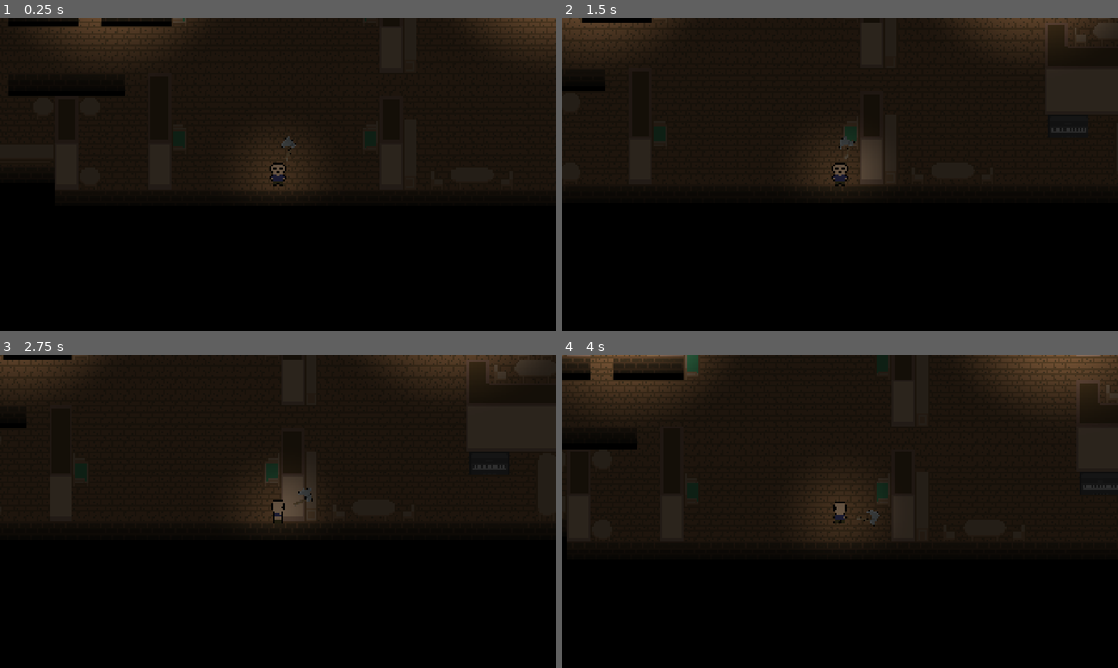
Above: before the commit, frames 1-4 (two rows, left to right).
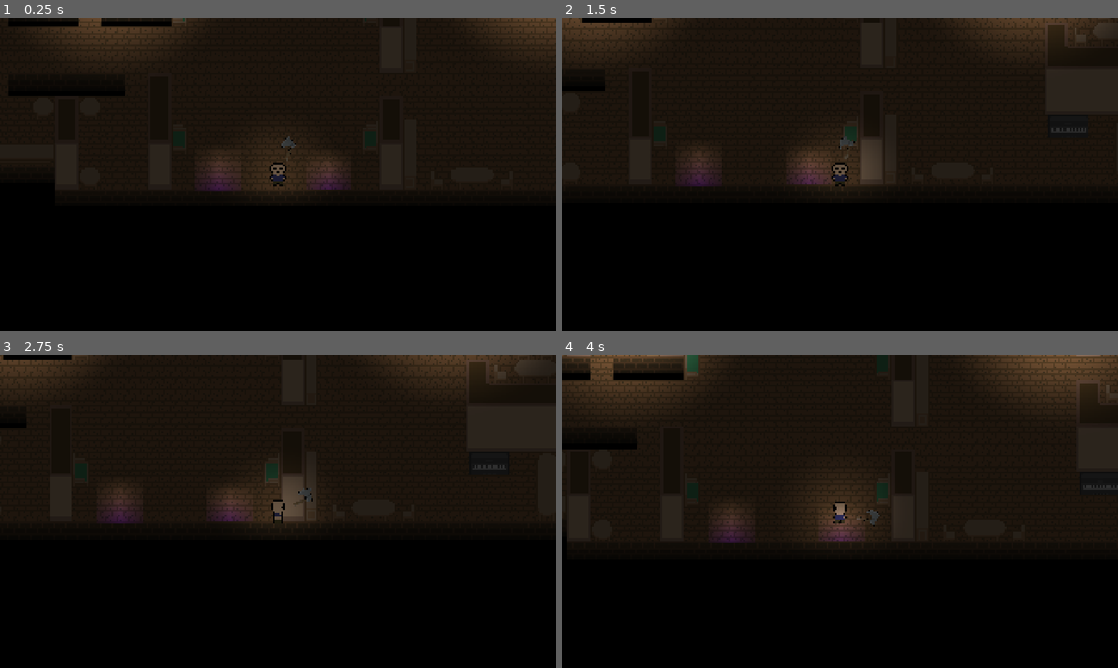
Above: after the commit, the same moments.

Repository: c-bejar/Night-of-the-Black-Spirits
Game: Godot game, scene res://Areas/House/house.tscn
Same seed, same stepped clock (60 frames per second), same inputs: the game is played once before the commit and once after it.
Inputs (mouse positions are in pixels of both pictures, inside the frame that each line leads up to):
- Up to frame 1 (0.25 s): no input
- Up to frame 2 (1.5 s): tap Enter at 0.5 s; move the mouse to (962, 158) at 0.52 s; hold D (move_right) 0.53-1.28 s; click (962, 158) at 0.6 s; move the mouse to (728, 190) at 1.27 s; hold S (move_down) from 1.28 s (still down); click (728, 190) at 1.35 s
- Up to frame 3 (2.75 s): move the mouse to (333, 442) at 2.02 s; release S (move_down) at 2.03 s; hold D (move_right) from 2.03 s (still down); click (333, 442) at 2.1 s
- Up to frame 4 (4 s): move the mouse to (812, 574) at 2.77 s; release D (move_right) at 2.78 s; hold W (move_up) 2.78-3.53 s; click (812, 574) at 2.85 s; move the mouse to (1006, 558) at 3.52 s; hold A (move_left) from 3.53 s (still down); click (1006, 558) at 3.6 s

The runs differ from the first frame. In frame 1, 0.7% of the frame differs, in the area x 36-62%, y 44-56%; in frame 2, 0.8%; in frame 3, 0.8%, in the area x 19-44%, y 42-54%; in frame 4, 0.7%.

Commit message:
add: window lights

Diff:
--- a/Areas/House/house.tscn
+++ b/Areas/House/house.tscn
@@ -96,6 +96,14 @@
 
 [sub_resource type="CircleShape2D" id="CircleShape2D_qlil4"]
 radius = 7.0
+
+[sub_resource type="Gradient" id="Gradient_3rt5c"]
+interpolation_mode = 2
+offsets = PackedFloat32Array(0, 0.662963)
+colors = PackedColorArray(0.15784138, 5.1018596e-06, 0.7053782, 1, 1, 1, 1, 0)
+
+[sub_resource type="GradientTexture1D" id="GradientTexture1D_nu5ku"]
+gradient = SubResource("Gradient_3rt5c")
 
 [node name="House" instance=ExtResource("1_omrnp")]
 script = ExtResource("2_qlil4")
@@ -434,14 +442,59 @@
 [node name="Marker2D16" type="Marker2D" parent="SpawnPoints" index="10"]
 position = Vector2(472, 137)
 
-[node name="Player" parent="." index="3"]
+[node name="WindowLights" type="Node2D" parent="." index="3"]
+metadata/_edit_group_ = true
+metadata/_edit_lock_ = true
+
+[node name="PointLight2D" type="PointLight2D" parent="WindowLights" index="0"]
+position = Vector2(-33, 81)
+scale = Vector2(0.36718747, 31.999996)
+texture = SubResource("GradientTexture1D_nu5ku")
+height = 150.0
+
+[node name="PointLight2D2" type="PointLight2D" parent="WindowLights" index="1"]
+position = Vector2(253, 154.47519)
+rotation = -1.5707964
+scale = Vector2(0.16816238, 31.999996)
+texture = SubResource("GradientTexture1D_nu5ku")
+height = 150.0
+
+[node name="PointLight2D3" type="PointLight2D" parent="WindowLights" index="2"]
+position = Vector2(177, 151.97546)
+rotation = -1.5707964
+scale = Vector2(0.19550419, 31.999996)
+texture = SubResource("GradientTexture1D_nu5ku")
+height = 150.0
+
+[node name="PointLight2D4" type="PointLight2D" parent="WindowLights" index="3"]
+position = Vector2(351.19775, -88)
+rotation = -3.1415925
+scale = Vector2(0.13126758, 18.59863)
+texture = SubResource("GradientTexture1D_nu5ku")
+height = 150.0
+
+[node name="PointLight2D5" type="PointLight2D" parent="WindowLights" index="4"]
+position = Vector2(510.99997, 57.999996)
+rotation = -3.1415925
+scale = Vector2(0.13126758, 18.59863)
+texture = SubResource("GradientTexture1D_nu5ku")
+height = 150.0
+
+[node name="PointLight2D6" type="PointLight2D" parent="WindowLights" index="5"]
+position = Vector2(510.99997, 18.999998)
+rotation = -3.1415925
+scale = Vector2(0.13126758, 18.59863)
+texture = SubResource("GradientTexture1D_nu5ku")
+height = 150.0
+
+[node name="Player" parent="." index="4"]
 position = Vector2(218, 166)
 
-[node name="DirectionalLight2D" type="DirectionalLight2D" parent="." index="4"]
+[node name="DirectionalLight2D" type="DirectionalLight2D" parent="." index="5"]
 color = Color(0.8175213, 0.8175213, 0.81752115, 1)
 blend_mode = 1
 
-[node name="AudioStreamPlayer" type="AudioStreamPlayer" parent="." index="5"]
+[node name="AudioStreamPlayer" type="AudioStreamPlayer" parent="." index="6"]
 stream = ExtResource("3_3rt5c")
 volume_db = -5.0
 autoplay = true
Not shown: 1 places in Areas/House/house.tscn that only renumber resources
